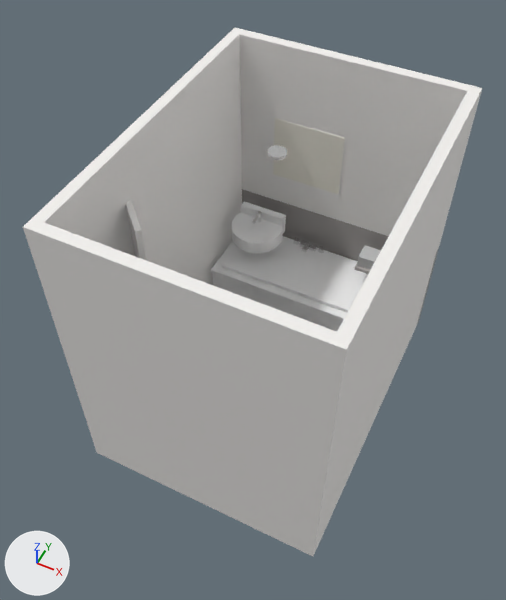
A saved change to the Blender file blend/45261594.blend.
Both versions are drawn from a 50 mm lens placed at (1.43, -3.19, 4.95), pointed at (-0.1, -0.13, 1.13). Every picture has the same lights, and +X, +Y and +Z are marked at lower left. The first picture is the older version.

The older version as bpy lines, for what is in view:
```python
ob_bathtub_faucet_base = bpy.data.objects.new('Bathtub_Faucet_Base', me_cube_013)
ob_bathtub_faucet_base.location = (0.0, 0.0, 0.0)
ob_bathtub_faucet_spout = bpy.data.objects.new('Bathtub_Faucet_Spout', me_cube_014)
ob_bathtub_faucet_spout.location = (0.0, 0.0, 0.0)
ob_bathtub_handle_l = bpy.data.objects.new('Bathtub_Handle_L', me_cube_015)
ob_bathtub_handle_l.location = (0.0, 0.0, 0.0)
ob_bathtub_handle_r = bpy.data.objects.new('Bathtub_Handle_R', me_cube_016)
ob_bathtub_handle_r.location = (0.0, 0.0, 0.0)
ob_bathtub_inner = bpy.data.objects.new('Bathtub_Inner', me_cube_011)
ob_bathtub_inner.location = (0.0, 0.0, 0.0)
ob_bathtub_outer = bpy.data.objects.new('Bathtub_Outer', me_cube_010)
ob_bathtub_outer.location = (0.0, 0.0, 0.0)
ob_bathtub_rim = bpy.data.objects.new('Bathtub_Rim', me_cube_012)
ob_bathtub_rim.location = (0.0, 0.0, 0.0)
ob_door_panel = bpy.data.objects.new('Door_Panel', me_cube_024)
ob_door_panel.location = (0.0, 0.0, 0.0)
ob_door_panel.rotation_euler = (0.0, 0.0, -0.785)  # degrees (0, 0, -45)
ob_wall_left_upper = bpy.data.objects.new('Wall_Left_Upper', me_cube_004)
ob_wall_left_upper.location = (0.0, 0.0, 0.0)
# also in view: 'Wall_Back_Upper' at (0.0, 1.19, 1.67); 'Wall_Right_Upper' at (0.89, 0.0, 1.67); 'Wall_Back_Tile' at (0.0, 1.19, 0.47); 'Wall_Front_Upper' at (0.0, -1.19, 1.67); 'Wall_Front_Tile' at (0.0, -1.19, 0.47)
```
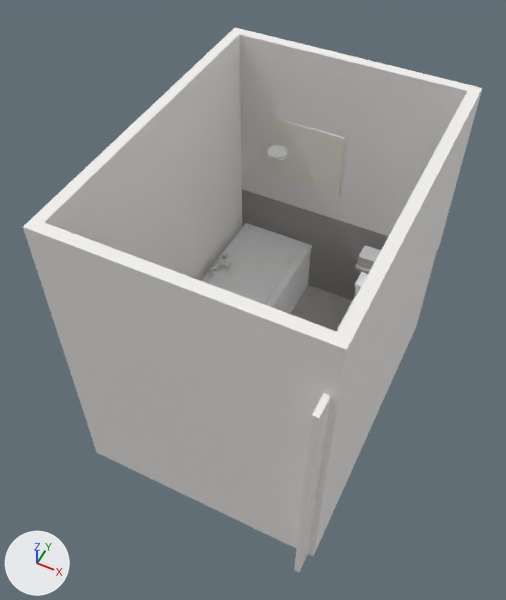
Commit message: Refine Blender Scene 45261594

Edits to the scene script, one JSON object a line:
```json
{"op": "set", "path": "ob_bathtub_outer.location", "old": "(0.0, 0.0, 0.0)", "new": "(0.326, 0.66, 0.0)"}
{"op": "set", "path": "ob_bathtub_outer.rotation_euler", "old": "(0.0, 0.0, 0.0)", "new": "(0.0, 0.0, 1.571)", "note": "degrees (0, 0, 0) -> degrees (0, 0, 90)"}
{"op": "set", "path": "ob_bathtub_inner.location", "old": "(0.0, 0.0, 0.0)", "new": "(0.326, 0.66, 0.0)"}
{"op": "set", "path": "ob_bathtub_inner.rotation_euler", "old": "(0.0, 0.0, 0.0)", "new": "(0.0, 0.0, 1.571)", "note": "degrees (0, 0, 0) -> degrees (0, 0, 90)"}
{"op": "set", "path": "ob_bathtub_rim.location", "old": "(0.0, 0.0, 0.0)", "new": "(0.326, 0.66, 0.0)"}
{"op": "set", "path": "ob_bathtub_rim.rotation_euler", "old": "(0.0, 0.0, 0.0)", "new": "(0.0, 0.0, 1.571)", "note": "degrees (0, 0, 0) -> degrees (0, 0, 90)"}
{"op": "set", "path": "ob_bathtub_faucet_base.location", "old": "(0.0, 0.0, 0.0)", "new": "(0.326, 0.66, 0.0)"}
{"op": "set", "path": "ob_bathtub_faucet_base.rotation_euler", "old": "(0.0, 0.0, 0.0)", "new": "(0.0, 0.0, 1.571)", "note": "degrees (0, 0, 0) -> degrees (0, 0, 90)"}
{"op": "set", "path": "ob_bathtub_faucet_spout.location", "old": "(0.0, 0.0, 0.0)", "new": "(0.326, 0.66, 0.0)"}
{"op": "set", "path": "ob_bathtub_faucet_spout.rotation_euler", "old": "(0.0, 0.0, 0.0)", "new": "(0.0, 0.0, 1.571)", "note": "degrees (0, 0, 0) -> degrees (0, 0, 90)"}
{"op": "set", "path": "ob_bathtub_handle_l.location", "old": "(0.0, 0.0, 0.0)", "new": "(0.326, 0.66, 0.0)"}
{"op": "set", "path": "ob_bathtub_handle_l.rotation_euler", "old": "(0.0, 0.0, 0.0)", "new": "(0.0, 0.0, 1.571)", "note": "degrees (0, 0, 0) -> degrees (0, 0, 90)"}
{"op": "set", "path": "ob_bathtub_handle_r.location", "old": "(0.0, 0.0, 0.0)", "new": "(0.326, 0.66, 0.0)"}
{"op": "set", "path": "ob_bathtub_handle_r.rotation_euler", "old": "(0.0, 0.0, 0.0)", "new": "(0.0, 0.0, 1.571)", "note": "degrees (0, 0, 0) -> degrees (0, 0, 90)"}
{"op": "set", "path": "ob_sink_basin.location", "old": "(-0.55, 0.85, 0.82)", "new": "(-0.636, -0.776, 0.82)"}
{"op": "set", "path": "ob_sink_basin.rotation_euler", "old": "(0.0, 0.0, 0.0)", "new": "(0.0, 0.0, 1.571)", "note": "degrees (0, 0, 0) -> degrees (0, 0, 90)"}
{"op": "set", "path": "ob_sink_backplate.location", "old": "(0.0, 0.0, 0.0)", "new": "(0.214, -0.226, 0.0)"}
{"op": "set", "path": "ob_sink_backplate.rotation_euler", "old": "(0.0, 0.0, 0.0)", "new": "(0.0, 0.0, 1.571)", "note": "degrees (0, 0, 0) -> degrees (0, 0, 90)"}
{"op": "set", "path": "ob_sink_faucet.location", "old": "(-0.55, 0.9, 0.94)", "new": "(-0.686, -0.776, 0.94)"}
{"op": "set", "path": "ob_sink_faucet.rotation_euler", "old": "(0.0, 0.0, 0.0)", "new": "(0.0, 0.0, 1.571)", "note": "degrees (0, 0, 0) -> degrees (0, 0, 90)"}
{"op": "set", "path": "ob_sink_faucet_spout.location", "old": "(0.0, 0.0, 0.0)", "new": "(0.214, -0.226, 0.0)"}
{"op": "set", "path": "ob_sink_faucet_spout.rotation_euler", "old": "(0.0, 0.0, 0.0)", "new": "(0.0, 0.0, 1.571)", "note": "degrees (0, 0, 0) -> degrees (0, 0, 90)"}
{"op": "remove", "block": "ob_door_panel", "code": ["ob_door_panel = bpy.data.objects.new('Door_Panel', me_cube_024)", "ob_door_panel.location = (0.0, 0.0, 0.0)", "ob_door_panel.rotation_euler = (0.0, 0.0, -0.785)  # degrees (0, 0, -45)"]}
{"op": "set", "path": "ob_door_panel_001.location", "old": "(0.0, 0.0, 0.0)", "new": "(2.017, -1.027, 0.0)"}
{"op": "set", "path": "ob_door_panel_001.rotation_euler", "old": "(0.0, 0.0, 0.0)", "new": "(0.0, 0.0, -1.571)", "note": "degrees (0, 0, 0) -> degrees (0, 0, -90)"}
```

Location of each change, [x1, y1, x2, y2] in pixels of the pictures (506 x 600 px):
```json
{"object": "Bathtub_Inner", "change": "moved, turned", "before": [222, 239, 368, 313], "after": [208, 226, 303, 305]}
{"object": "Door_Panel.001", "change": "moved, turned", "after": [294, 393, 331, 572], "on screen": "not visible before"}
{"object": "Bathtub_Rim", "change": "moved, turned", "before": [211, 236, 358, 321], "after": [202, 223, 312, 308]}
{"object": "Bathtub_Outer", "change": "moved, turned", "before": [213, 273, 343, 331], "after": [274, 250, 311, 314]}
{"object": "Sink_Basin", "change": "moved, turned", "before": [232, 213, 283, 254], "on screen": "not visible afterwards"}
{"object": "Door_Panel", "change": "deleted", "before": [126, 199, 146, 260]}
{"object": "Sink_BackPlate", "change": "moved, turned", "before": [241, 201, 286, 235], "on screen": "not visible afterwards"}
{"object": "Bathtub_Faucet_Base", "change": "moved, turned", "before": [300, 240, 318, 252], "after": [211, 257, 226, 273]}
{"object": "Bathtub_Faucet_Spout", "change": "moved, turned", "before": [302, 242, 311, 252], "after": [218, 260, 231, 269]}
{"object": "Bathtub_Handle_L", "change": "moved, turned", "before": [293, 237, 300, 245], "after": [208, 270, 215, 278]}
{"object": "Bathtub_Handle_R", "change": "moved, turned", "before": [318, 246, 324, 253], "after": [222, 252, 228, 259]}
{"object": "Sink_Faucet", "change": "moved, turned", "before": [258, 211, 262, 222], "on screen": "not visible afterwards"}
{"object": "Sink_Faucet_Spout", "change": "moved, turned", "before": [252, 216, 259, 224], "on screen": "not visible afterwards"}
{"object": "Floor", "change": "unchanged, uncovered by the edit", "after": [290, 285, 352, 331]}
```
